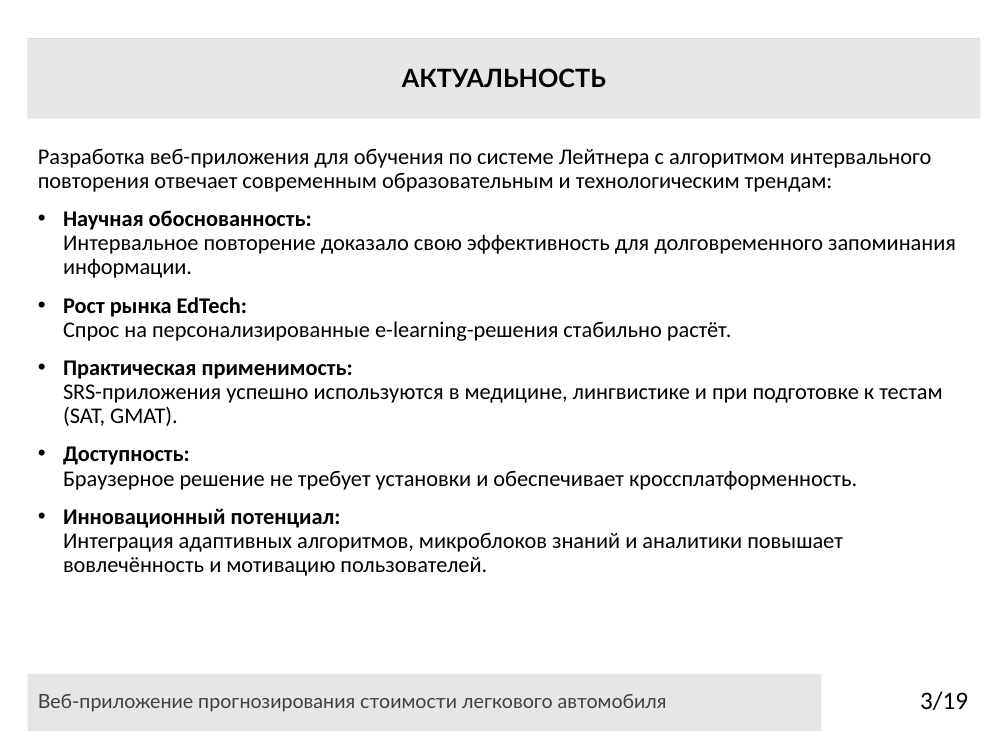
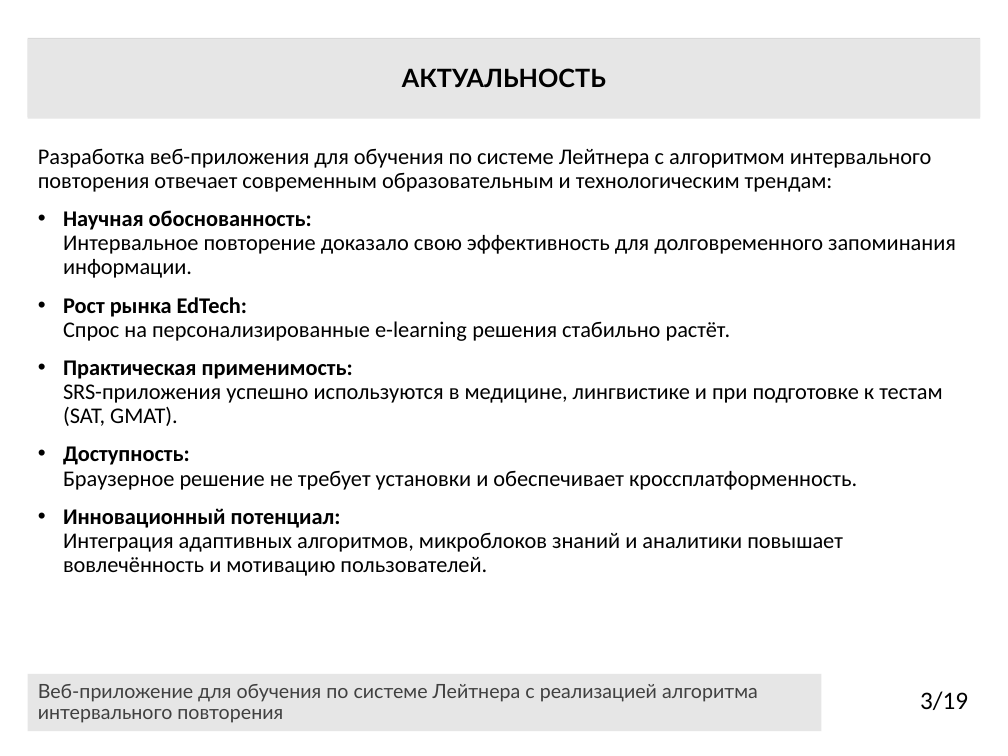
Before and after one commit to darik-cell/diplom, a slide deck: slide 3 of Презентация_Алёнушка_6401.pptx. Drawn at 1008x756 pixels with LibreOffice and Linux fonts; fonts in the diff are those of the drawing. Boxes give left, top, right and bottom in pixels: in the first picture for what was removed or moved away, otherwise in the second. Text is boxed around its words. In the diff, an @@ line names an element or a change of style, - is before the commit and + after.

```diff
--- a/Презентация_Алёнушка_6401.pptx
+++ b/Презентация_Алёнушка_6401.pptx
@@ text at [63,297,731,341]: text changed @@
-• Рост рынка EdTech:
-  Спрос на персонализированные e-learning-решения стабильно растёт.
+• Рост рынка EdTech:
+  Спрос на персонализированные e-learning решения стабильно растёт.
@@ text in rectangle at [38,684,758,723]: text changed @@
-Веб-приложение прогнозирования стоимости легкового автомобиля
+Веб-приложение для обучения по системе Лейтнера с реализацией алгоритма интервального повторения
```
Also in this commit, not shown: 15 other slides changed, 4 slides added, 2 slides removed, 3 other files.
